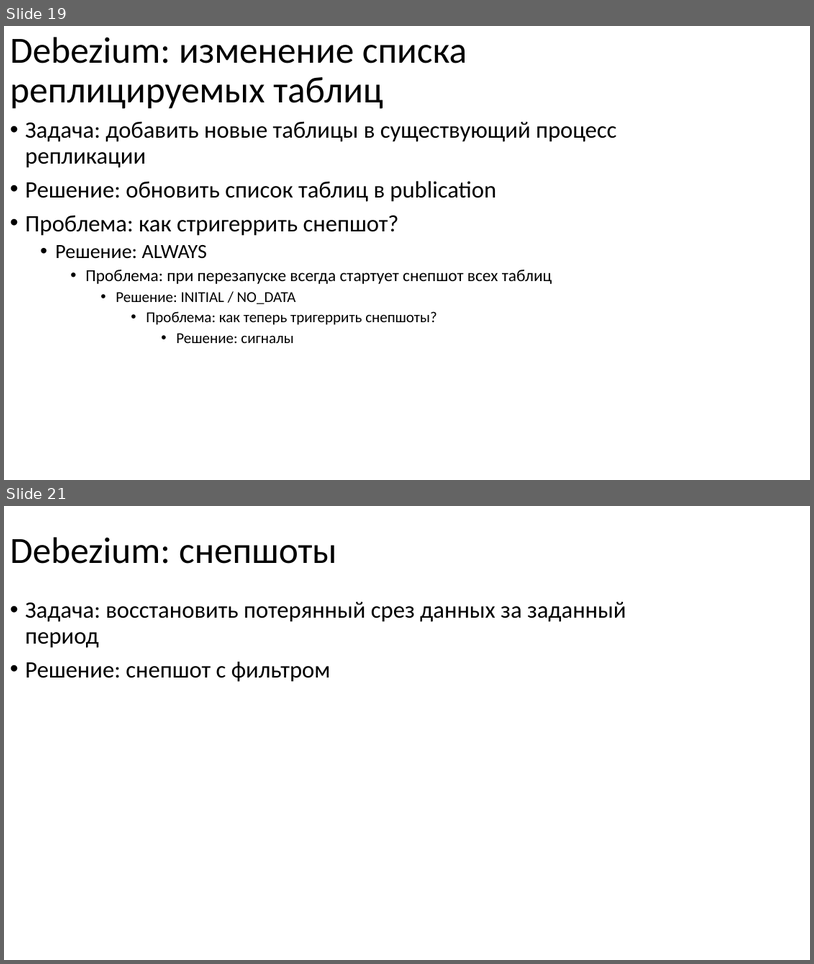
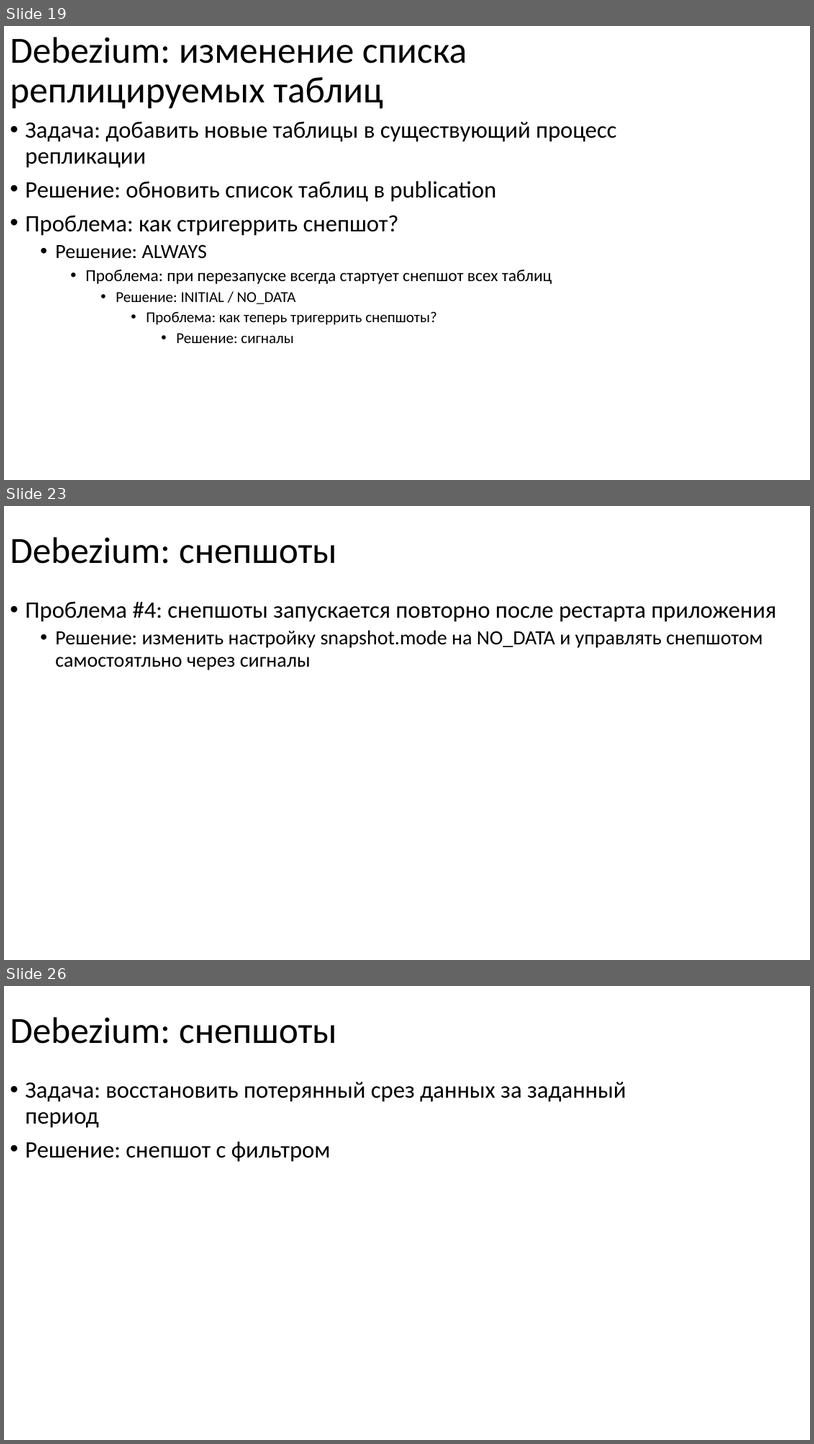
Before and after one commit to nryanov/presentations, a slide deck: smartdata/cdc-via-debezium/debezium-smartdata2025.pptx. Shown one above the other, each under a label of ours: slides 19 and 21 before the commit, slides 19, 23 and 26 after it; the slides between them are not shown. The pictures are 814x964 and 814x1444 pixels, drawn with LibreOffice and Linux fonts; fonts in the diff are those of the drawing. Boxes give left, top, right and bottom in pixels: in the first picture for what was removed or moved away, otherwise in the second. Text is boxed around its words. In the diff, an @@ line names an element or a change of style, - is before the commit and + after.

Commit message:
doc: update debezium presentation

```diff
--- a/smartdata/cdc-via-debezium/debezium-smartdata2025.pptx
+++ b/smartdata/cdc-via-debezium/debezium-smartdata2025.pptx
@@ slide 23 added at [4,506,810,960], background #FFFFFF @@
@@ title added at [10,537,337,564], 44 pt, text #000000 @@
+Debezium: снепшоты
@@ text added at [25,601,777,670], 24 pt, text #000000 @@
+• Проблема #4: снепшоты запускается повторно после рестарта приложения
+  • Решение: изменить настройку snapshot.mode на NO_DATA и управлять снепшотом самостоятльно через сигналы
@@ what was slide 21 is now slide 26 @@
```
Also in this commit, not shown: 1 slide changed, 4 other slides added.
